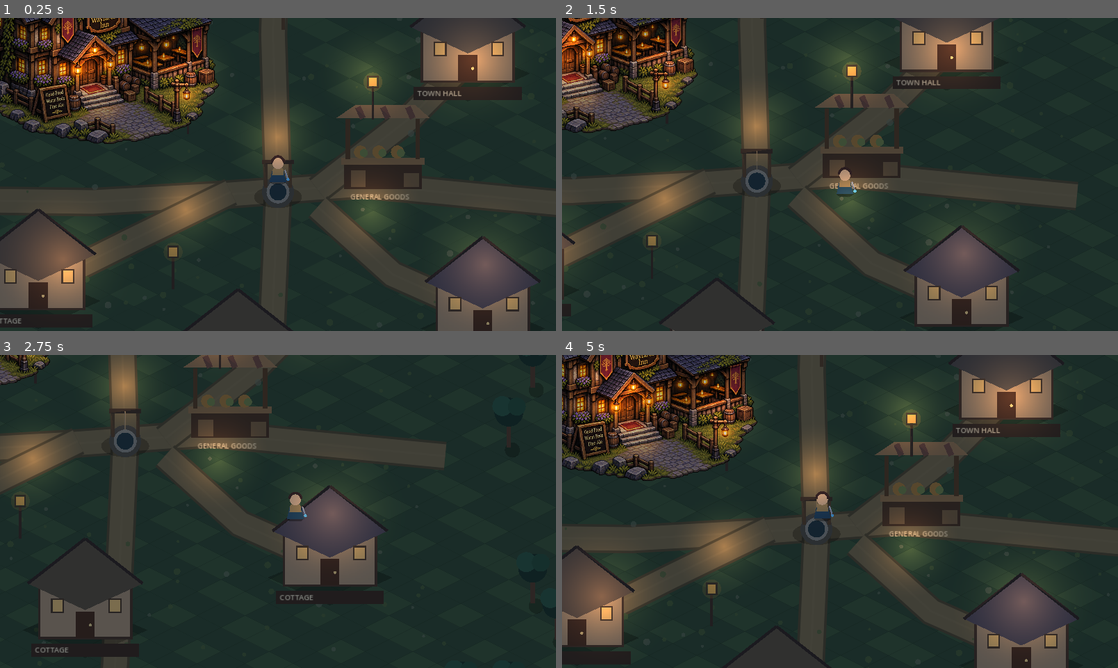
Above: before the commit, frames 1-4 (two rows, left to right).
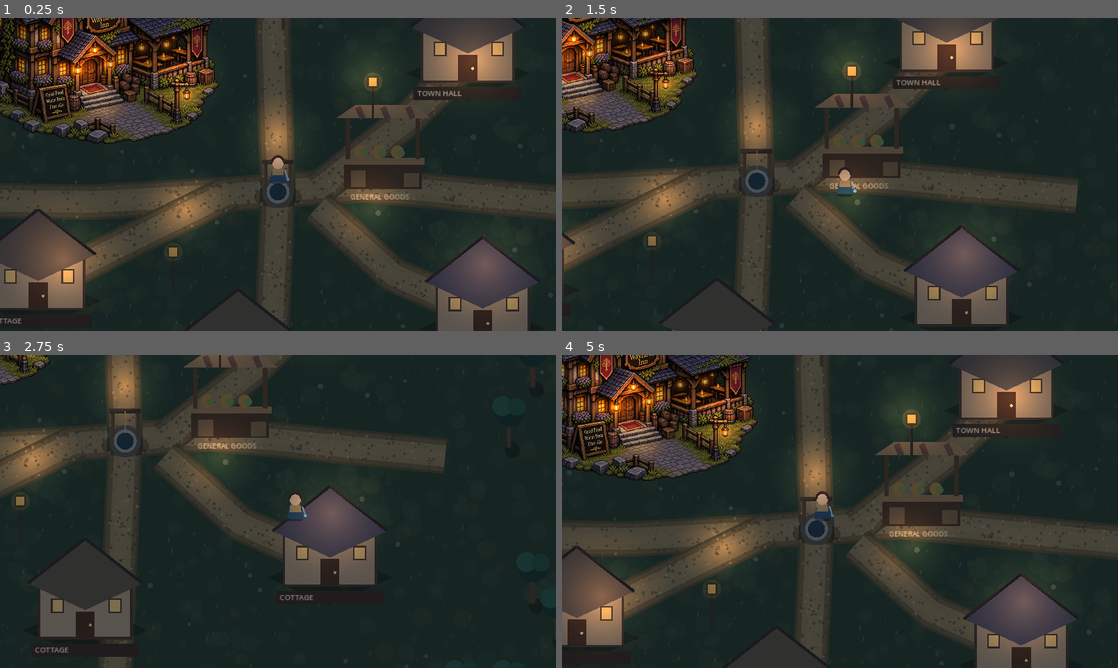
Above: after the commit, the same moments.

Repository: bhubler/elderwood-frontier-pc
Game: Godot game, scene res://scenes/world.tscn
Two runs of this game, one before a commit and one after it. Both use one fixed random seed, a clock stepped at 60 frames per second and the inputs below.
Inputs:
- Up to frame 1 (0.25 s): no input
- Up to frame 2 (1.5 s): tap Enter at 0.5 s; hold D 0.53-1.28 s; hold S from 1.28 s (still down)
- Up to frame 3 (2.75 s): release S at 2.03 s; hold D from 2.03 s (still down)
- Up to frame 4 (5 s): release D at 2.78 s; hold W 2.78-3.53 s; hold A from 3.53 s (still down)

The runs differ from the first frame. In frame 1, 1.2% of the frame differs, in the area x 0-100%, y 0-99%; in frame 2, 1.2%; in frame 3, 1.0%; in frame 4, 1.3%.

Commit message:
Improve frontier terrain with layered grass and textured dirt paths

Diff:
--- a/scripts/world.gd
+++ b/scripts/world.gd
@@ -61,25 +61,27 @@
 	_draw_sign(Vector2(10, -290))
 
 func _draw_ground() -> void:
-	for ty in range(-EXTENT, EXTENT + 1):
-		for tx in range(-EXTENT, EXTENT + 1):
-			var c: Vector2 = iso(tx, ty)
-			var tint: Color = Color("#314b37")
-			if posmod(tx * 7 + ty * 13, 9) < 3:
-				tint = Color("#3b563c")
-			var diamond := PackedVector2Array([
-				c + Vector2(0, -TILE_H * 0.5),
-				c + Vector2(TILE_W * 0.5, 0),
-				c + Vector2(0, TILE_H * 0.5),
-				c + Vector2(-TILE_W * 0.5, 0)
-			])
-			draw_colored_polygon(diamond, tint)
-			draw_polyline(PackedVector2Array([
-				diamond[0], diamond[1], diamond[2], diamond[3], diamond[0]
-			]), Color(0.1, 0.17, 0.12, 0.16), 1.0)
+	# Painterly layered earth and grass. No visible diamond grid.
+	draw_rect(Rect2(-2400, -1300, 4800, 2600), Color("#293e30"))
+	var rng := RandomNumberGenerator.new()
+	rng.seed = 41129
+	for i in range(3700):
+		var p := Vector2(rng.randf_range(-1900.0, 1900.0), rng.randf_range(-1100.0, 1100.0))
+		var radius := rng.randf_range(3.0, 20.0)
+		var tint := Color("#344b36") if i % 4 == 0 else Color("#3c5139")
+		if i % 7 == 0:
+			tint = Color("#4a4b34")
+		draw_circle(p, radius, Color(tint, 0.32))
+	for i in range(2800):
+		var p := Vector2(rng.randf_range(-1750.0, 1750.0), rng.randf_range(-1000.0, 1000.0))
+		var grass := Color("#65734a") if i % 3 == 0 else Color("#49633e")
+		draw_line(p, p + Vector2(rng.randf_range(-3.0, 3.0), -rng.randf_range(3.0, 9.0)), Color(grass, 0.54), 1.0)
+	for i in range(230):
+		var p := Vector2(rng.randf_range(-1700.0, 1700.0), rng.randf_range(-1000.0, 1000.0))
+		draw_circle(p, rng.randf_range(2.0, 6.0), Color("#676b59", 0.67))
 
 func _draw_village_paths() -> void:
-	# Narrow, irregular earth tracks instead of a formal stone plaza.
+	# Earth tracks: irregular soft edges, packed dirt, embedded pebbles.
 	var routes: Array[PackedVector2Array] = [
 		PackedVector2Array([Vector2(-760, 50), Vector2(-370, 55), Vector2(-100, 40), Vector2(170, 20), Vector2(640, 65)]),
 		PackedVector2Array([Vector2(0, -610), Vector2(-10, -280), Vector2(0, 40), Vector2(-20, 480), Vector2(-40, 720)]),
@@ -88,18 +90,30 @@
 		PackedVector2Array([Vector2(80, 65), Vector2(230, 200), Vector2(410, 280)])
 	]
 	for route in routes:
-		draw_polyline(route, Color("#514a36"), 56.0, true)
-		draw_polyline(route, Color("#786a4b"), 46.0, true)
-		draw_polyline(route, Color("#8a7955", 0.28), 3.0, true)
-	# Scattered stones, roots, and patches of grass break up the trails.
+		draw_polyline(route, Color("#4d4933"), 70.0, true)
+		draw_polyline(route, Color("#65573b"), 60.0, true)
+		draw_polyline(route, Color("#82704d"), 42.0, true)
+		draw_polyline(route, Color("#9b8055", 0.25), 20.0, true)
 	var rng := RandomNumberGenerator.new()
 	rng.seed = 7183
-	for i in range(165):
-		var p := Vector2(rng.randf_range(-710, 710), rng.randf_range(-480, 480))
-		if p.length() < 130.0:
-			continue
-		var size := rng.randf_range(2.0, 7.0)
-		draw_circle(p, size, Color("#67705a", 0.58) if i % 3 == 0 else Color("#4c633c", 0.72))
+	for route in routes:
+		for j in range(route.size() - 1):
+			var start: Vector2 = route[j]
+			var end: Vector2 = route[j + 1]
+			var length: float = start.distance_to(end)
+			var count: int = int(length / 3.0)
+			for k in range(count):
+				var t: float = rng.randf()
+				var along: Vector2 = start.lerp(end, t)
+				var sideways: Vector2 = (end - start).normalized().orthogonal()
+				var p: Vector2 = along + sideways * rng.randf_range(-31.0, 31.0)
+				var radius: float = rng.randf_range(0.7, 3.3)
+				var c := Color("#a48c65") if k % 5 == 0 else Color("#493f30")
+				draw_circle(p, radius, Color(c, 0.57))
+	for i in range(260):
+		var p := Vector2(rng.randf_range(-730.0, 730.0), rng.randf_range(-500.0, 500.0))
+		var c := Color("#687451") if i % 3 == 0 else Color("#536d42")
+		draw_line(p, p + Vector2(3.0, -rng.randf_range(4.0, 11.0)), Color(c, 0.75), 1.5)
 
 func _draw_well(p: Vector2) -> void:
 	draw_ellipse_placeholder(p + Vector2(0, 10), 48.0, 22.0, Color(0, 0, 0, 0.25))
